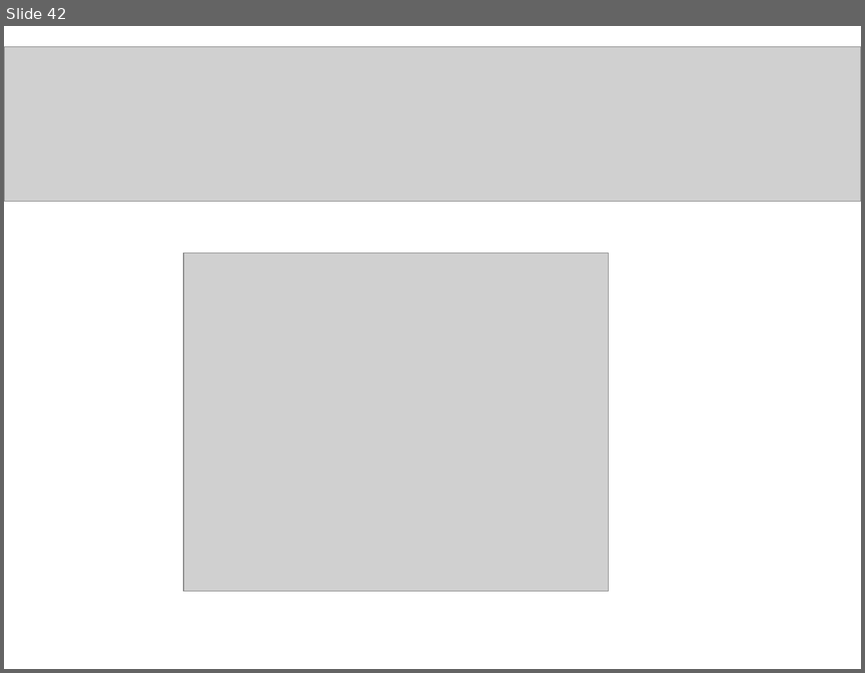
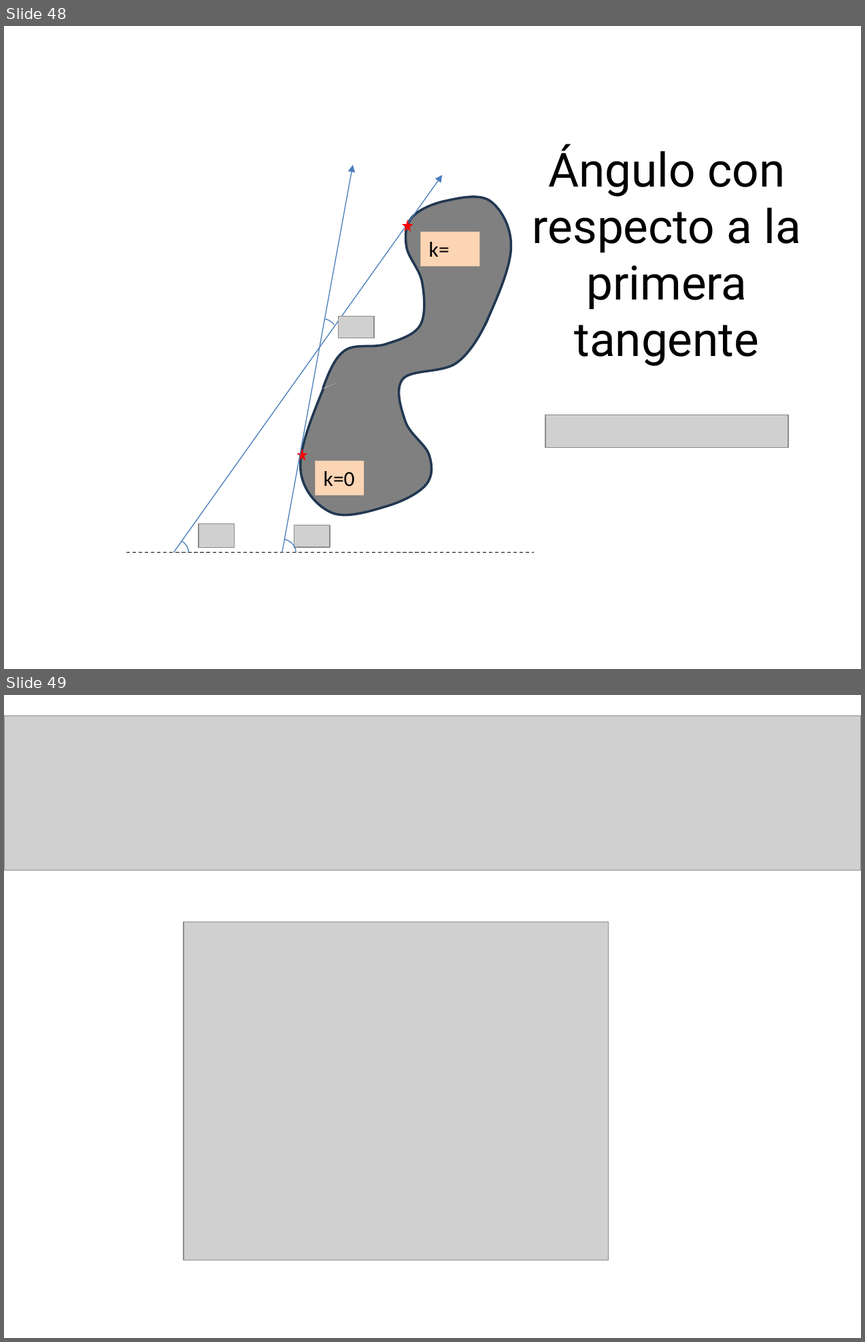
Before and after one commit to MFMG99/patrones, a slide deck: clases/Cap02_Extraccion_de_Caracteristicas/presentations/PAT02_DescriptoresFourier.pptx. Shown one above the other, each under a label of ours: slide 42 before the commit, slides 48 and 49 after it. The pictures are 865x673 and 865x1342 pixels, drawn with LibreOffice and Linux fonts; fonts in the diff are those of the drawing; grey boxes stand for pictures; background and template pictures are left out. Boxes give left, top, right and bottom in pixels: in the first picture for what was removed or moved away, otherwise in the second. Text is boxed around its words. In the diff, an @@ line names an element or a change of style, - is before the commit and + after.

```diff
--- a/clases/Cap02_Extraccion_de_Caracteristicas/presentations/PAT02_DescriptoresFourier.pptx
+++ b/clases/Cap02_Extraccion_de_Caracteristicas/presentations/PAT02_DescriptoresFourier.pptx
@@ slide 48 added at [4,26,861,669], background #FFFFFF @@
@@ title added at [532,144,800,366], 39.6 pt, text #000000 @@
+Ángulo con respecto a la primera tangente
@@ arrow added from (283, 552) to (353, 165), #4B7EBC 0.75 pt @@
@@ arrow added from (173, 552) to (442, 175), #4B7EBC 0.75 pt @@
@@ freeform shape added at [323,197,511,388], fill #808080, outline #233953 2 pt @@
@@ star added at [402,220,413,231], fill #FF0000 @@
@@ rectangle added at [420,231,479,266], fill #FCD5B5, 18 pt, text #000000 @@
+k=
@@ freeform shape added at [286,318,509,520], fill #808080, outline #233953 2 pt @@
@@ arc (boxed as its full ellipse) added at [303,318,337,346], outline #4B7EBC 0.75 pt @@
@@ picture added at [338,316,374,338] @@
@@ picture added at [545,415,788,448] @@
@@ star added at [297,448,308,461], fill #FF0000 @@
@@ rectangle added at [315,461,364,495], fill #FCD5B5, 18 pt, text #000000 @@
+k=0
@@ picture added at [198,524,235,548] @@
@@ picture added at [294,524,330,547] @@
@@ line added from (126, 552) to (534, 552), #000000 0.75 pt dashed @@
@@ arc (boxed as its full ellipse) added at [155,538,188,567], outline #4B7EBC 0.75 pt @@
@@ arc (boxed as its full ellipse) added at [262,538,295,567], outline #4B7EBC 0.75 pt @@
@@ what was slide 42 is now slide 49 @@
```
Also in this commit, not shown: 6 slides changed, 16 other slides added, 1 slide removed.
